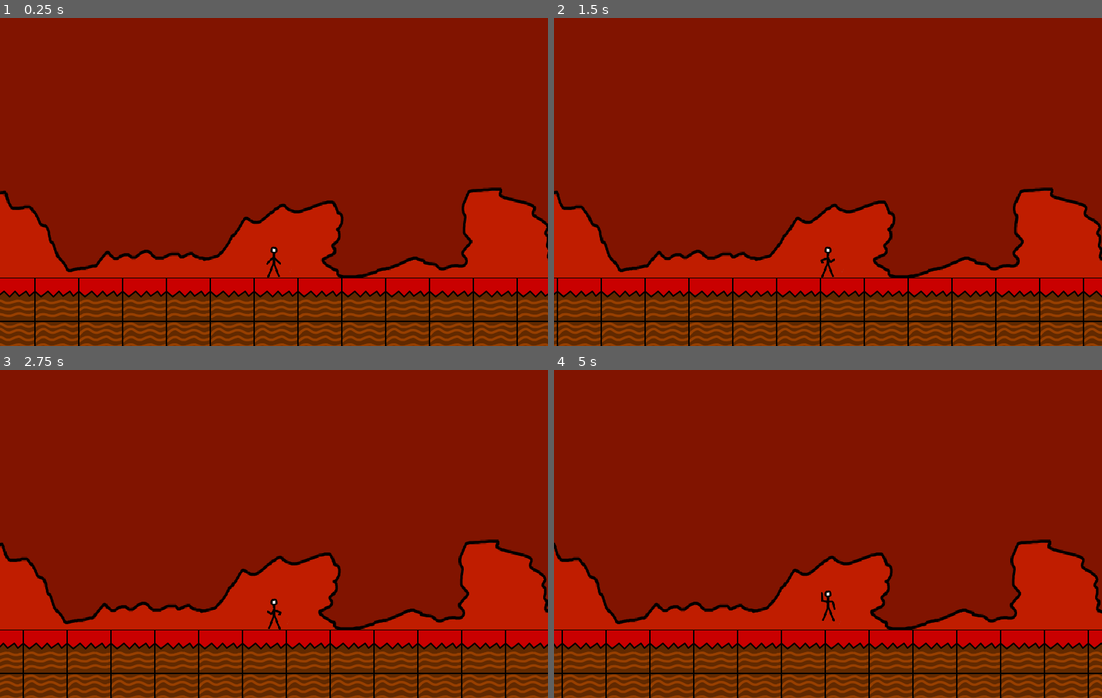
Above: before the commit, frames 1-4 (two rows, left to right).
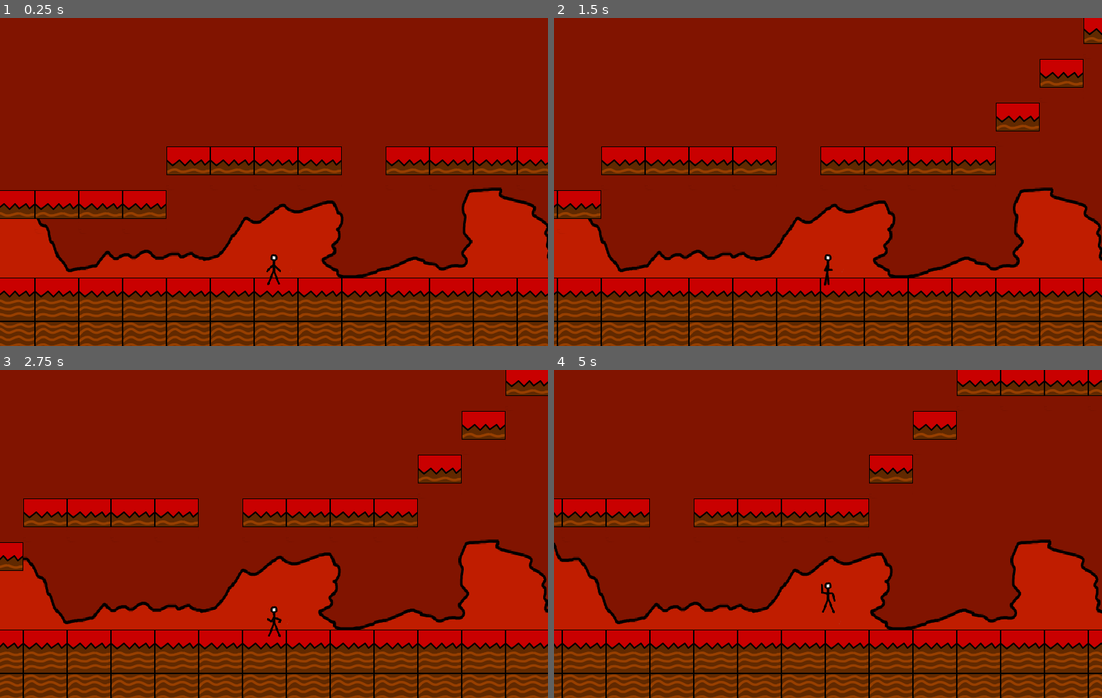
Above: after the commit, the same moments.

Repository: sagedemage/2d-platformer-godot
Game: Godot game, scene res://game_singleplayer.tscn
The game is run twice, just before and just after one commit, with the same random seed, the same clock (stepped at 60 frames per second) and the same inputs.
Inputs:
- Up to frame 1 (0.25 s): no input
- Up to frame 2 (1.5 s): tap Enter at 0.5 s; hold D (move_right) from 0.53 s (still down); tap K (jump) at 0.77 s
- Up to frame 3 (2.75 s): tap K (jump) at 1.52 s; release D (move_right) at 2.03 s; hold A (move_left) from 2.03 s (still down)
- Up to frame 4 (5 s): release A (move_left) at 2.78 s; hold D (move_right) 2.78-4.28 s; tap K (jump) at 3.02, 3.77, 4.52 s; hold A (move_left) from 4.28 s (still down)

The runs differ from the first frame. In frame 1, 8.1% of the frame differs, in the area x 0-100%, y 39-82%; in frame 2, 8.1%; in frame 3, 8.1%; in frame 4, 8.0%.

Commit message:
added half tiles in the scene

Diff:
--- a/level/level.tscn
+++ b/level/level.tscn
@@ -11,4 +11,4 @@
 [node name="TileMap" type="TileMap" parent="."]
 tile_set = ExtResource("1")
 format = 2
-layer_0/tile_data = PackedInt32Array(720884, 1, 1, 720885, 0 …(1679 unchanged characters)… 524276, 1, 1, 589812, 1, 1, 655348, 1, 1)
+layer_0/tile_data = PackedInt32Array(720884, 1, 1, 720885, 0 …(1679 unchanged characters)… 524276, 1, 1, 589812, 1, 1, 655348, 1, 1, 589819, 131074, 0, 589820, 131074, 0, 589821, 131074, 0, 589822, 131074, 0, 524287, 131074, 0, 458752, 131074, 0, 458753, 131074, 0, 458754, 131074, 0, 458756, 131074, 0, 458757, 131074, 0, 458758, 131074, 0, 458759, 131074, 0, 393224, 131074, 0, 327689, 131074, 0, 262154, 131074, 0, 262155, 131074, 0, 262156, 131074, 0, 262157, 131074, 0, 196622, 131074, 0, 196623, 131074, 0, 196624, 131074, 0, 196625, 131074, 0)
--- a/level/tileset.tres
+++ b/level/tileset.tres
@@ -8,7 +8,7 @@
 0:0/0 = 0
 0:0/0/physics_layer_0/linear_velocity = Vector2(0, 0)
 0:0/0/physics_layer_0/angular_velocity = 0.0
-0:0/0/physics_layer_0/polygon_0/points = PackedVector2Array(-32, -32, -32, 32, 32, 32, 32, -32)
+0:0/0/physics_layer_0/polygon_0/points = PackedVector2Array(-32, -21, -32, 32, 32, 32, 32, -21)
 
 [sub_resource type="TileSetAtlasSource" id="TileSetAtlasSource_c6mot"]
 texture = ExtResource("1_fsywm")
@@ -18,8 +18,17 @@
 0:1/0/physics_layer_0/angular_velocity = 0.0
 0:1/0/physics_layer_0/polygon_0/points = PackedVector2Array(-32, -32, -32, 32, 32, 32, 32, -32)
 
+[sub_resource type="TileSetAtlasSource" id="TileSetAtlasSource_1aoyv"]
+texture = ExtResource("1_fsywm")
+texture_region_size = Vector2i(64, 64)
+2:0/0 = 0
+2:0/0/physics_layer_0/linear_velocity = Vector2(0, 0)
+2:0/0/physics_layer_0/angular_velocity = 0.0
+2:0/0/physics_layer_0/polygon_0/points = PackedVector2Array(-32, -32, 32, -32, 32, 9.5, -32, 9)
+
 [resource]
 tile_size = Vector2i(64, 64)
 physics_layer_0/collision_layer = 16
 sources/0 = SubResource("TileSetAtlasSource_v3427")
 sources/1 = SubResource("TileSetAtlasSource_c6mot")
+sources/2 = SubResource("TileSetAtlasSource_1aoyv")
--- a/player/player.gd
+++ b/player/player.gd
@@ -5,7 +5,7 @@
 
 const WALK_SPEED = 200.0
 const ACCELERATION_SPEED = WALK_SPEED * 6.0
-const JUMP_VELOCITY = -725.0
+const JUMP_VELOCITY = -800.0
 ## Maximum speed at which the player can fall.
 const TERMINAL_VELOCITY = 700
 
Binary file added: assets/tiles/tile 3.png
Not shown, added: assets/tiles/tile 3.png.import
Binary file changed: assets/tiles/tiles.png
Not shown: 1 places in level/tileset.tres that only renumber resources
Not shown, added: screenshots/platformer.png.import
Not shown, added: screenshots/platformer.webp.import
